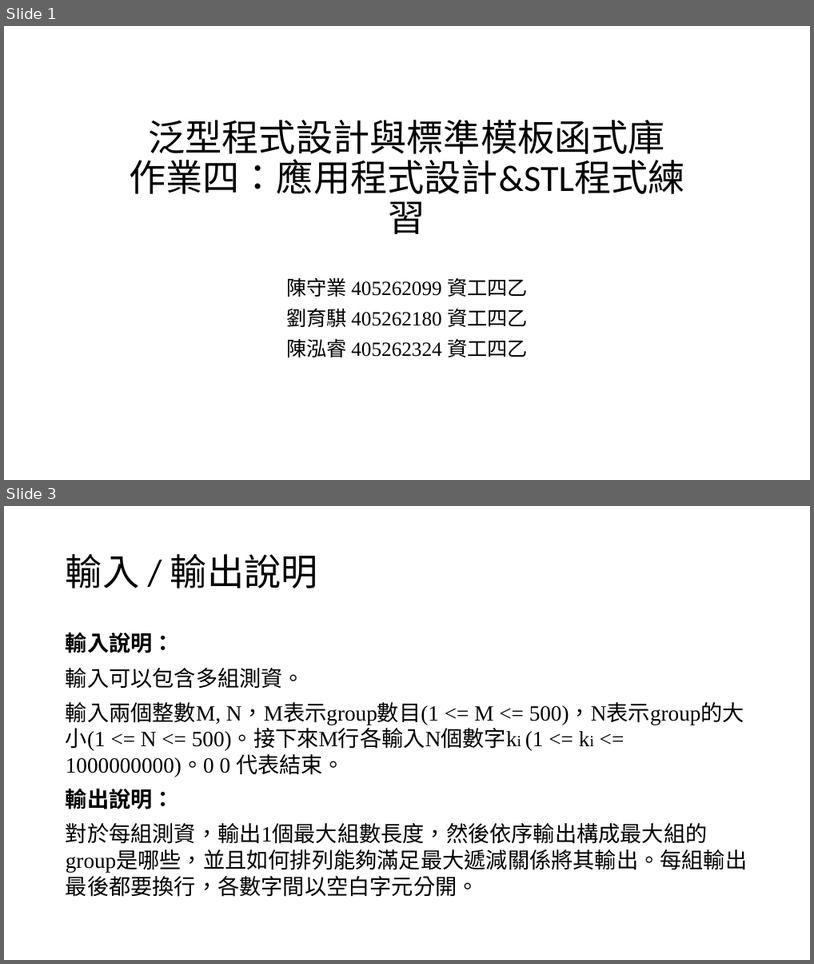
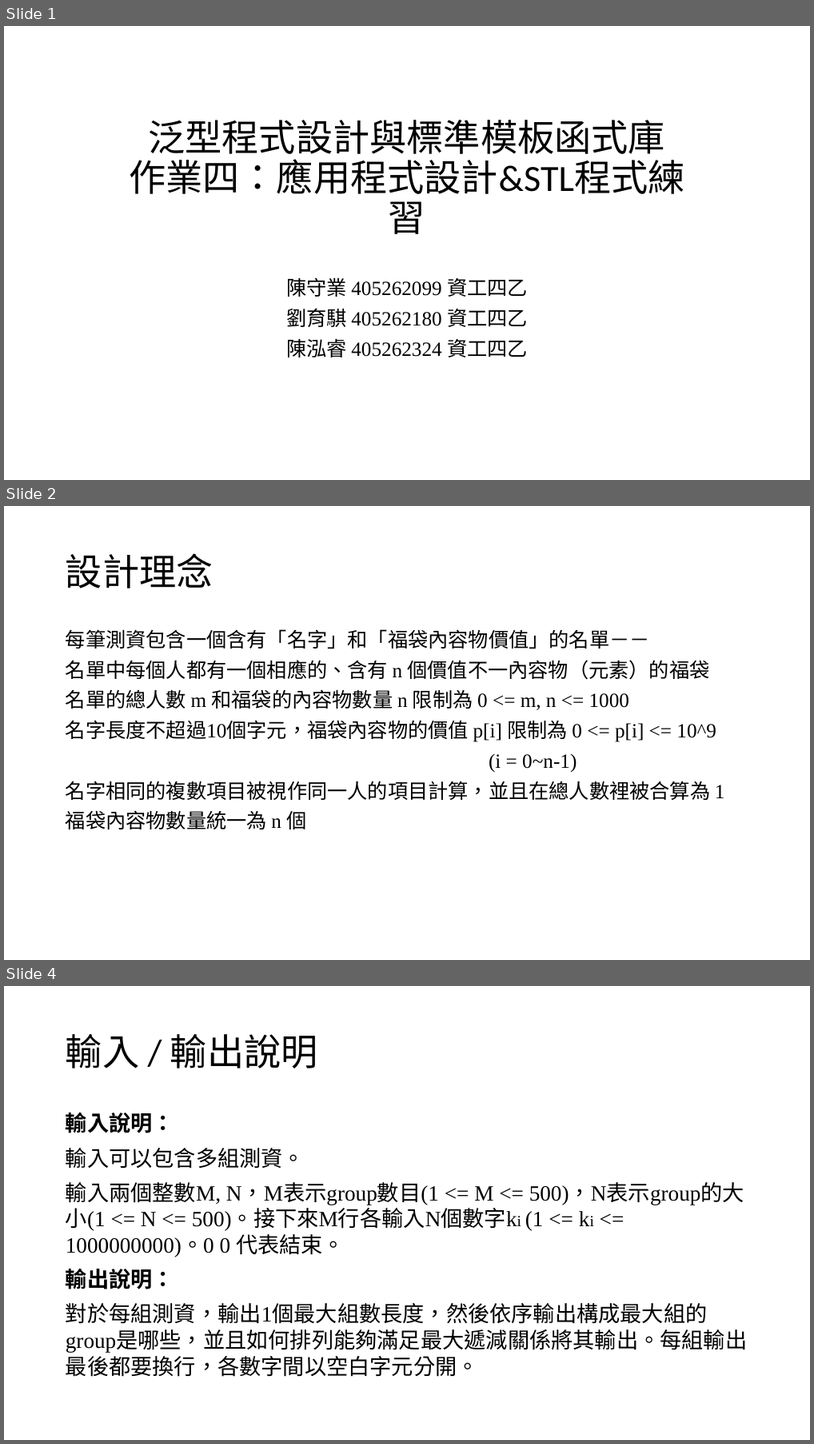
Before and after one commit to louisfghbvc/GenericProgrammingSTL, a slide deck: HW4 應用程式設計/說明.pptx. Shown one above the other, each under a label of ours: slides 1 and 3 before the commit, slides 1, 2 and 4 after it; the slides between them are not shown. The pictures are 814x964 and 814x1444 pixels, drawn with LibreOffice and Linux fonts; fonts in the diff are those of the drawing. Boxes give left, top, right and bottom in pixels: in the first picture for what was removed or moved away, otherwise in the second. Text is boxed around its words. In the diff, an @@ line names an element or a change of style, - is before the commit and + after.

Commit message:
設計理念更新&題目微調

```diff
--- a/HW4 應用程式設計/說明.pptx
+++ b/HW4 應用程式設計/說明.pptx
@@ slide 2 added at (x1=4, y1=506, x2=810, y2=960), background #FFFFFF @@
@@ title added at (x1=66, y1=553, x2=214, y2=588), 44 pt, text #000000 @@
+設計理念
@@ text added at (x1=66, y1=629, x2=726, y2=829), 24 pt, text #000000 @@
+每筆測資包含一個含有「名字」和「福袋內容物價值」的名單－－
+名單中每個人都有一個相應的、含有 n 個價值不一內容物（元素）的福袋
+名單的總人數 m 和福袋的內容物數量 n 限制為 0 <= m, n <= 1000
+名字長度不超過10個字元，福袋內容物的價值 p[i] 限制為 0 <= p[i] <= 10^9
+(i = 0~n-1)
+名字相同的複數項目被視作同一人的項目計算，並且在總人數裡被合算為 1
+福袋內容物數量統一為 n 個
@@ what was slide 3 is now slide 4 @@
```
Also in this commit, not shown: 1 slide changed, 1 other file.
